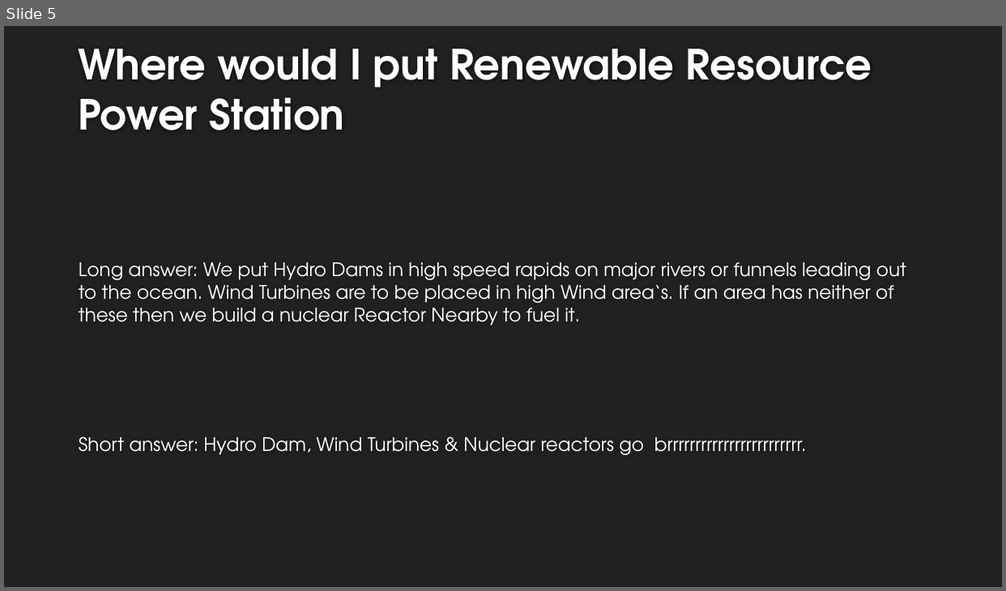
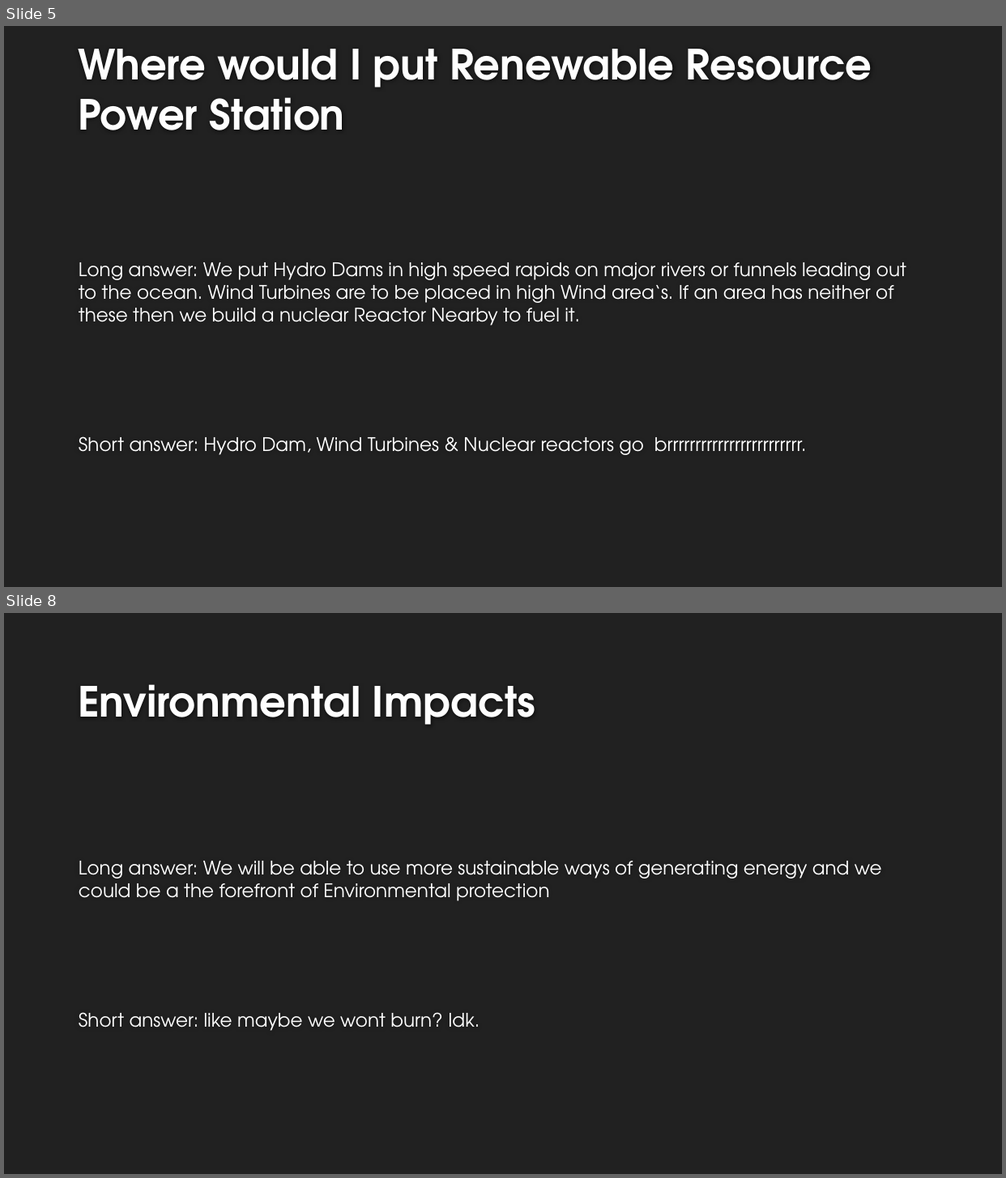
Before and after one commit to ScienceAssignment/ScienceAssignment.github.io, a slide deck: PowerPoint/BackgroundPowerPoint.pptx. Shown one above the other, each under a label of ours: slide 5 before the commit, slides 5 and 8 after it; the slides between them are not shown. The pictures are 1006x591 and 1006x1178 pixels, drawn with LibreOffice and Linux fonts; fonts in the diff are those of the drawing; background and template pictures are left out. Boxes give left, top, right and bottom in pixels: in the first picture for what was removed or moved away, otherwise in the second. Text is boxed around its words. In the diff, an @@ line names an element or a change of style, - is before the commit and + after.

```diff
--- a/PowerPoint/BackgroundPowerPoint.pptx
+++ b/PowerPoint/BackgroundPowerPoint.pptx
@@ slide 8 added at (x1=4, y1=613, x2=1002, y2=1174), background #212121 @@
@@ title added at (x1=78, y1=684, x2=536, y2=725), 40 pt, text #FEFEFE, bold @@
+Environmental Impacts
@@ text added at (x1=79, y1=861, x2=882, y2=1031), 18 pt, text #FFFFFF @@
+Long answer: We will be able to use more sustainable ways of generating energy and we could be a the forefront of Environmental protection
+Short answer: like maybe we wont burn? Idk.
```
Also in this commit, not shown: 1 slide changed, 4 other slides added, 1 other file.
